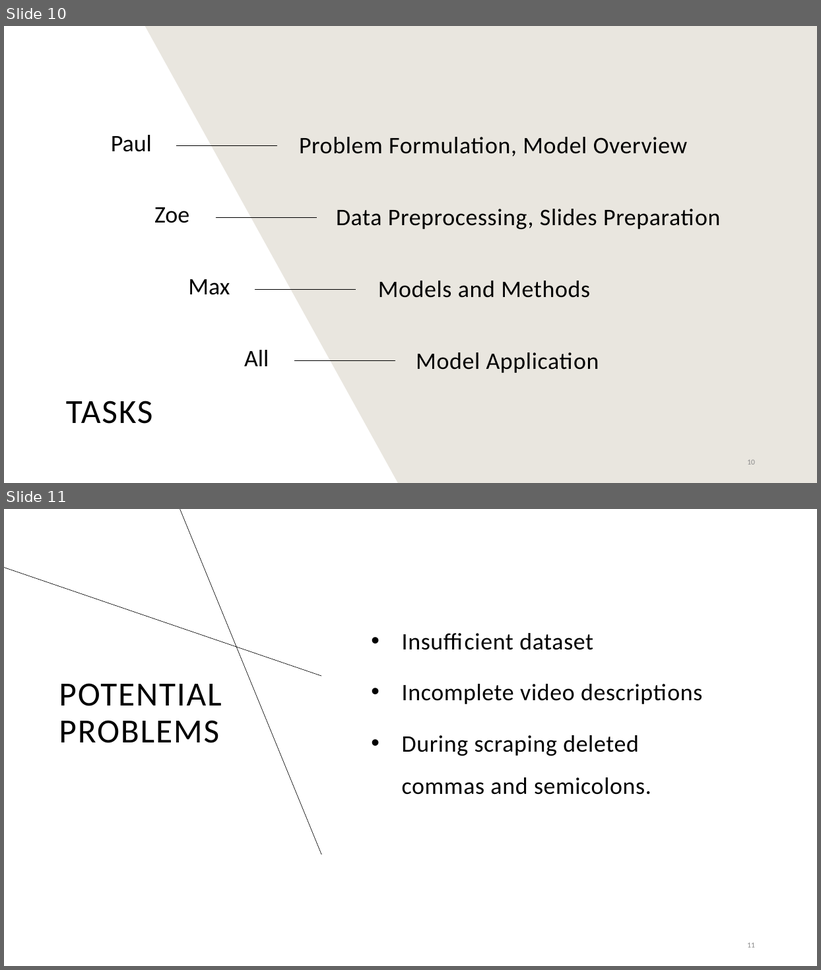
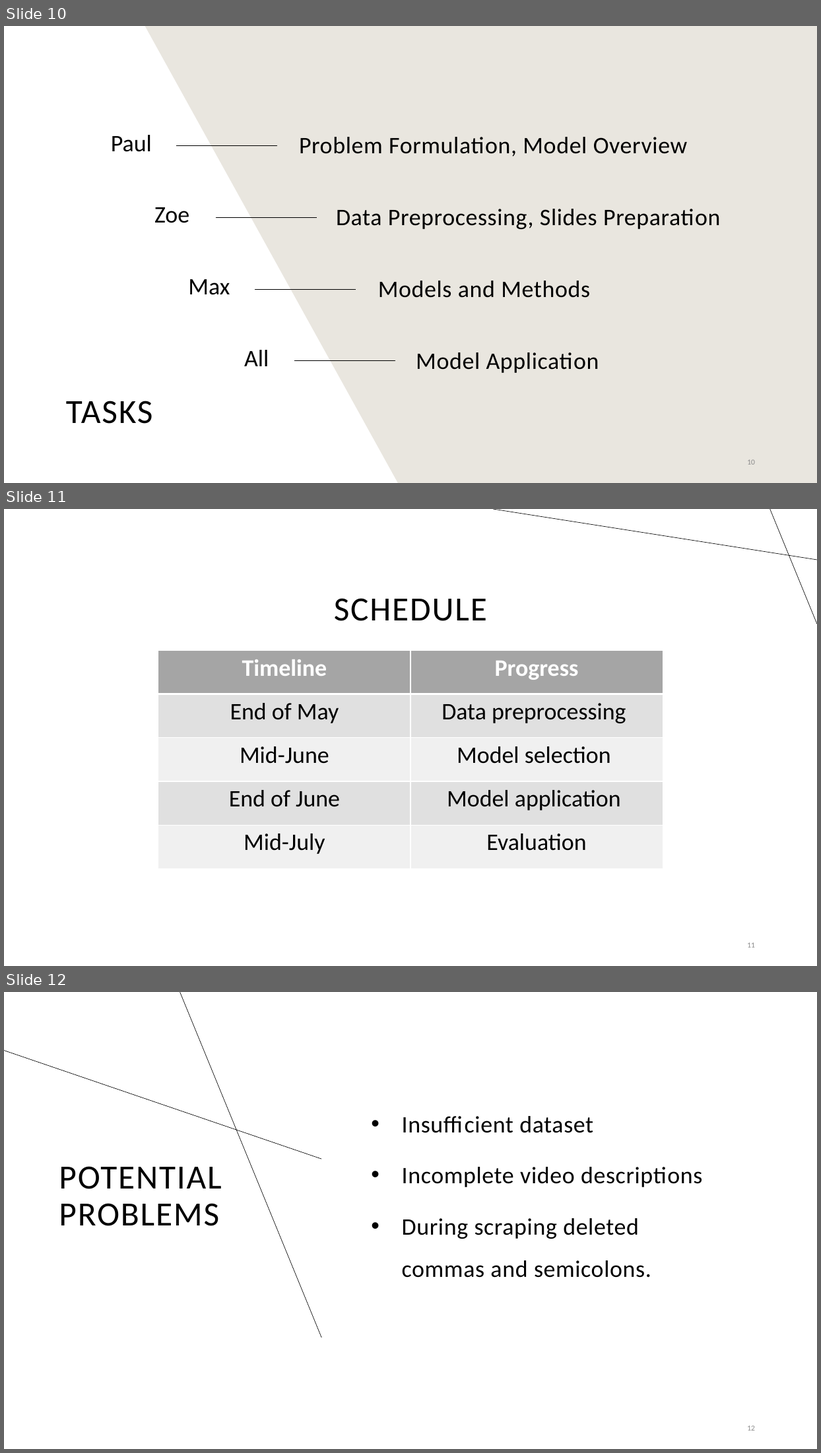
Before and after one commit to PaulKnopf/NLP-Clustering-News-Outlets, a slide deck: doc/presentation_25_05_2023.pptx. Shown one above the other, each under a label of ours: slides 10 and 11 before the commit, slides 10, 11 and 12 after it. The pictures are 821x970 and 821x1453 pixels, drawn with LibreOffice and Linux fonts; fonts in the diff are those of the drawing. Boxes give left, top, right and bottom in pixels: in the first picture for what was removed or moved away, otherwise in the second. Text is boxed around its words. In the diff, an @@ line names an element or a change of style, - is before the commit and + after.

Commit message:
added schedule

```diff
--- a/doc/presentation_25_05_2023.pptx
+++ b/doc/presentation_25_05_2023.pptx
@@ slide 11 added at <box>4,509,817,966</box>, background #FFFFFF @@
@@ line added from (817, 560) to (493, 509), #000000 0.5 pt @@
@@ line added from (770, 509) to (817, 625), #000000 0.5 pt @@
@@ title added at <box>334,598,487,621</box>, 40 pt, text #000000 @@
+SCHEDULE
@@ table added at <box>158,650,663,869</box>, 5 rows, 2 columns @@
+Timeline | Progress
+End of May | Data preprocessing
+Mid-June | Model selection
+End of June | Model application
+Mid-July | Evaluation
@@ page number added at <box>747,943,755,948</box>, 9 pt, text #8C8C8C @@
+11
@@ what was slide 11 is now slide 12 @@
```
Also in this commit, not shown: 1 slide changed, 1 other file.
